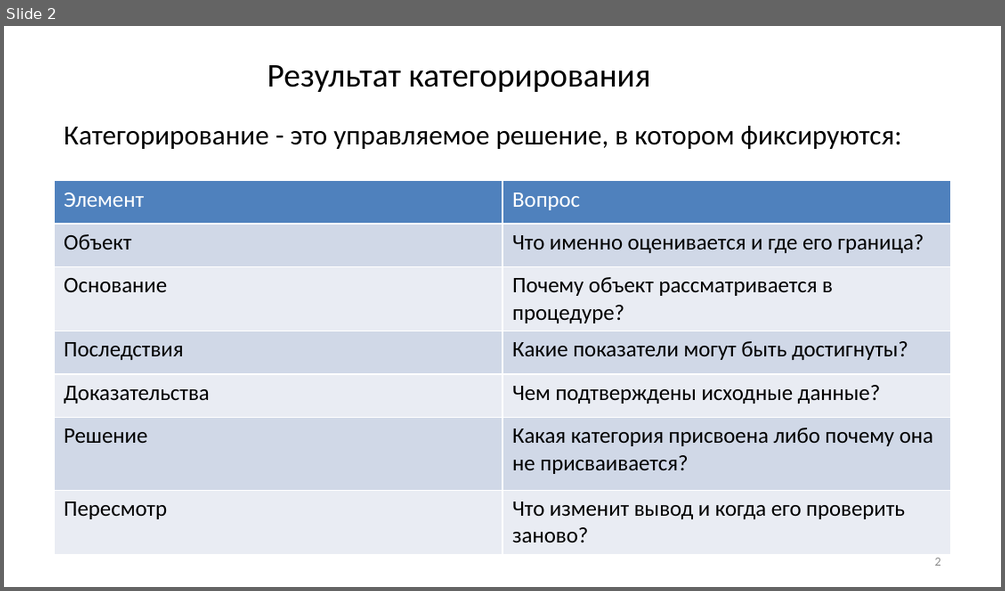
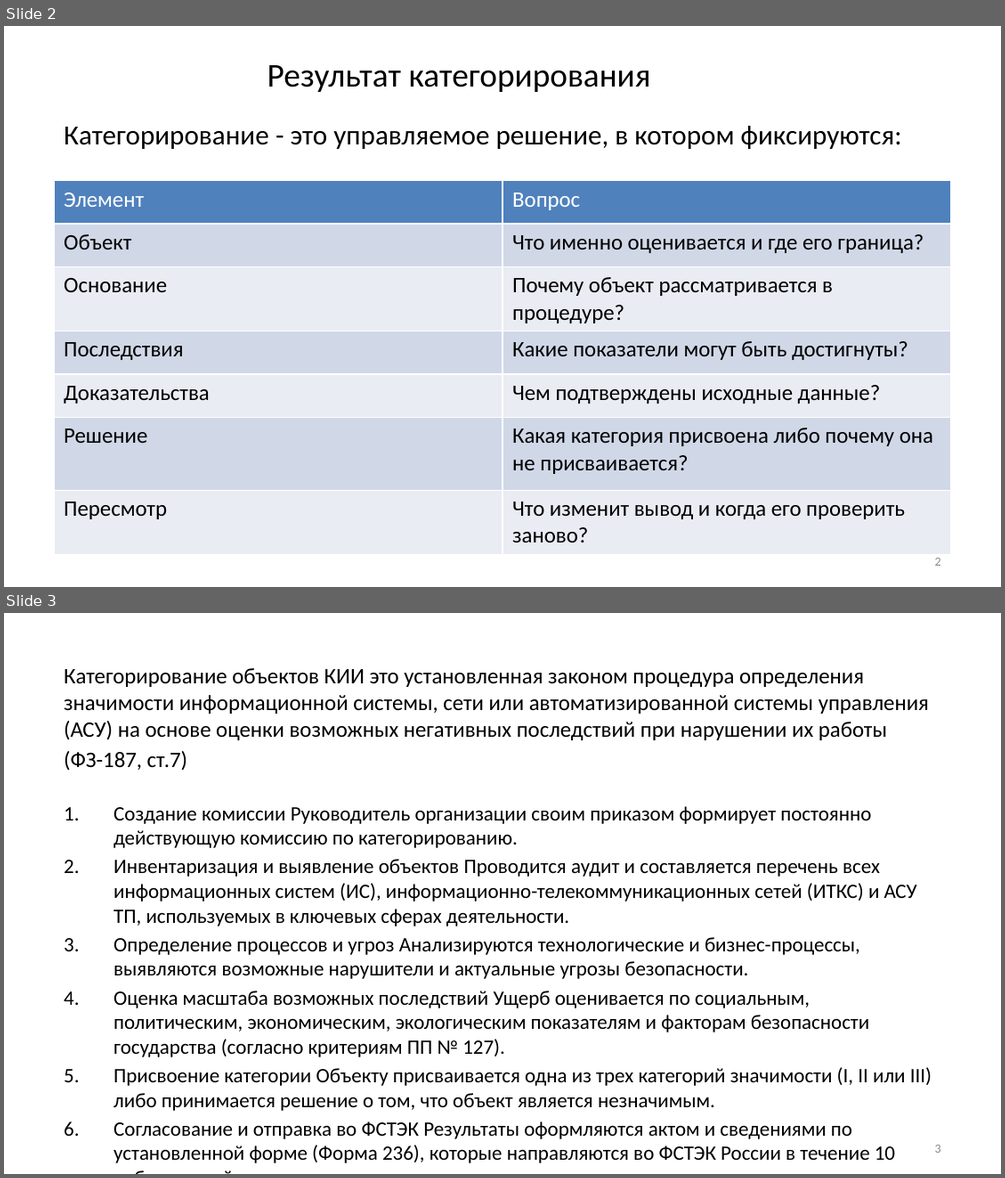
Before and after one commit to arasskazov/IFTIS-KII-2026, a slide deck: Lec_3/Lec_3_Модуль 3_1_Слайд-конспект.pptx. Shown one above the other, each under a label of ours: slide 2 before the commit, slides 2 and 3 after it. The pictures are 1005x591 and 1005x1178 pixels, drawn with LibreOffice and Linux fonts; fonts in the diff are those of the drawing; background and template pictures are left out. Boxes give left, top, right and bottom in pixels: in the first picture for what was removed or moved away, otherwise in the second. Text is boxed around its words. In the diff, an @@ line names an element or a change of style, - is before the commit and + after.

Commit message:
Лекция 3 - добавлен слайд

```diff
--- a/Lec_3/Lec_3_Модуль 3_1_Слайд-конспект.pptx
+++ b/Lec_3/Lec_3_Модуль 3_1_Слайд-конспект.pptx
@@ slide 3 added at bbox=[4, 613, 1001, 1174], background #FFFFFF @@
@@ text added at bbox=[64, 668, 929, 771], 16 pt, text #000000 @@
+Категорирование объектов КИИ это установленная законом процедура определения значимости информационной системы, сети или автоматизированной системы управления (АСУ) на основе оценки возможных негативных последствий при нарушении их работы
+(ФЗ-187, ст.7)
@@ text added at bbox=[113, 806, 931, 1163], 14.8 pt, text #000000 @@
+1. Создание комиссии Руководитель организации своим приказом формирует постоянно действующую комиссию по категорированию.
+2. Инвентаризация и выявление объектов Проводится аудит и составляется перечень всех информационных систем (ИС), информационно-телекоммуникационных сетей (ИТКС) и АСУ ТП, используемых в ключевых сферах деятельности.
+3. Определение процессов и угроз Анализируются технологические и бизнес-процессы, выявляются возможные нарушители и актуальные угрозы безопасности.
+4. Оценка масштаба возможных последствий Ущерб оценивается по социальным, политическим, экономическим, экологическим показателям и факторам безопасности государства (согласно критериям ПП № 127).
+5. Присвоение категории Объекту присваивается одна из трех категорий значимости (I, II или III) либо принимается решение о том, что объект является незначимым.
+6. Согласование и отправка во ФСТЭК Результаты оформляются актом и сведениями по установленной форме (Форма 236), которые направляются во ФСТЭК России в течение 10 рабочих дней
@@ page number added at bbox=[935, 1144, 941, 1152], 9 pt, text #8C8C8C @@
+3
```
